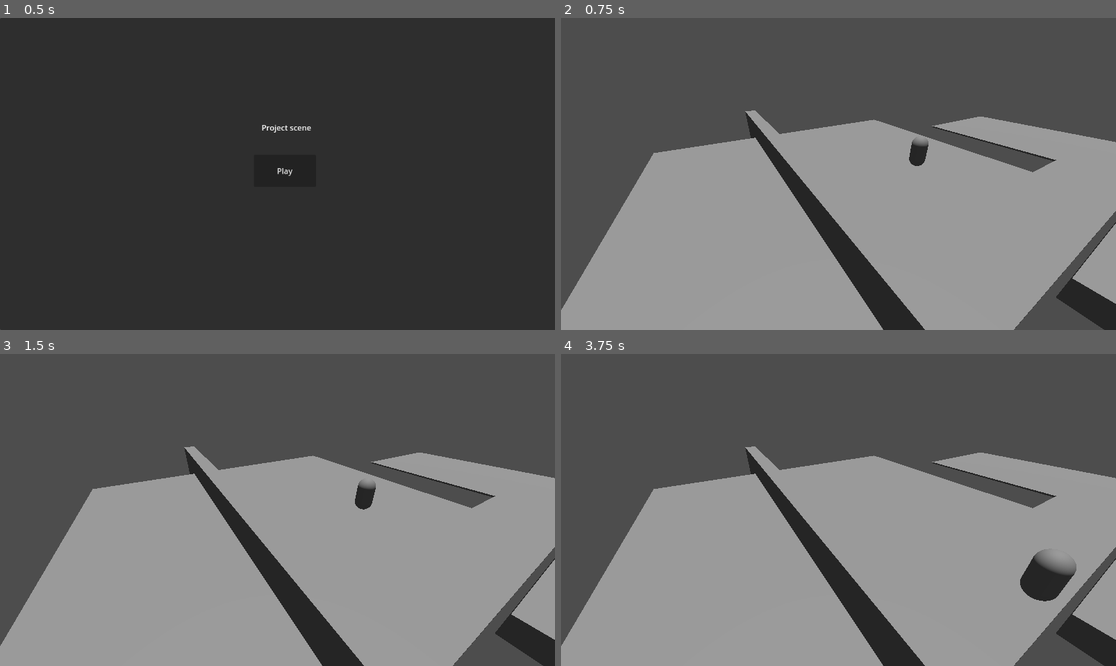
Above: before the commit, frames 1-4 (two rows, left to right).
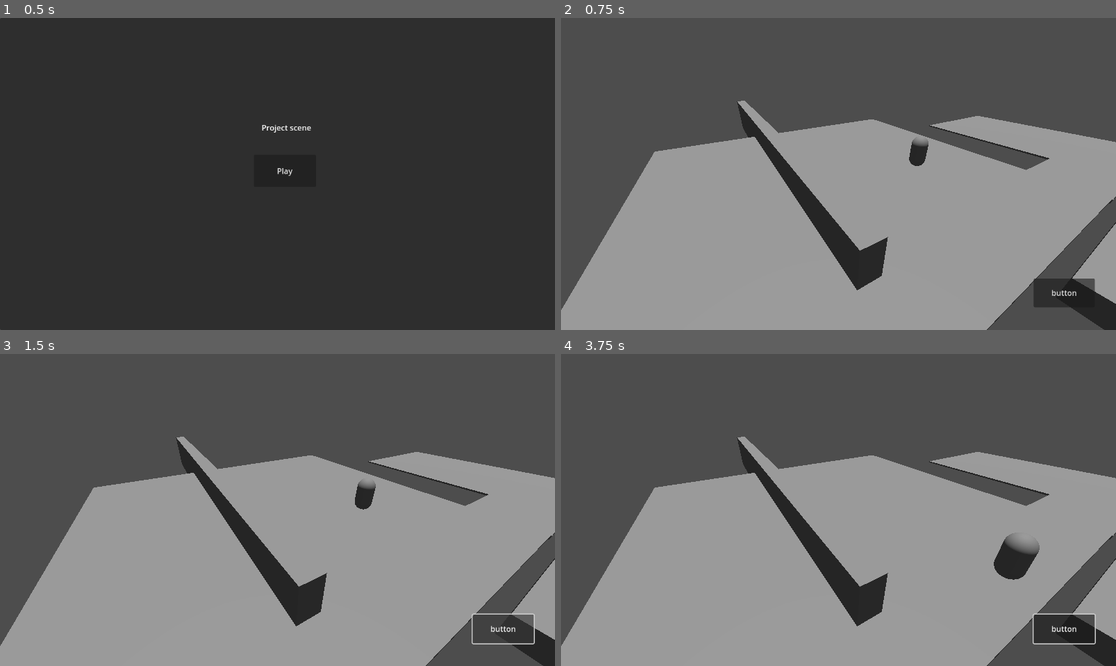
Above: after the commit, the same moments.

Repository: MateoChicano/Journey-starts-here
Game: Godot game, scene res://scenes/Menus/title_screen.tscn
The game is run twice, just before and just after one commit, with the same random seed, the same clock (stepped at 60 frames per second) and the same inputs.
Inputs (mouse positions are in pixels of both pictures, inside the frame that each line leads up to):
- Up to frame 1 (0.5 s): no input
- Up to frame 2 (0.75 s): click "Play" at 0.5 s
- Up to frame 3 (1.5 s): click (505, 628) at 1.25 s, where only the run after the commit has a clickable "button"
- Up to frame 4 (3.75 s): click (1066, 628) at 2 s, where only the run after the commit has a clickable "button"; click (1066, 628) at 2.75 s, where only the run after the commit has a clickable "button"; move the mouse to (960, 494) at 3.52 s; click (960, 494) at 3.6 s

Frame 1 is identical in both runs. In frame 2, 3.6% of the frame differs, in the area x 16-100%, y 26-100%; in frame 3, 3.5%; in frame 4, 5.4%.

Commit message:
escape to un pause fonctionnel + debut hud

Diff:
--- /dev/null
+++ b/journey-start-here/scenes/Menus/hud.tscn
@@ -0,0 +1,10 @@
+[gd_scene format=3 uid="uid://bn6bw6iuuckhv"]
+
+[node name="HUD" type="CanvasLayer"]
+
+[node name="Button" type="Button" parent="."]
+offset_left = 981.0
+offset_top = 541.0
+offset_right = 1108.0
+offset_bottom = 601.0
+text = "button"
--- a/journey-start-here/scenes/Menus/pause_menu.tscn
+++ b/journey-start-here/scenes/Menus/pause_menu.tscn
@@ -4,7 +4,7 @@
 [ext_resource type="Script" uid="uid://g675x3xgbxhx" path="res://scripts/pause_menu.gd" id="1_prkpd"]
 
 [node name="pause menu" type="Control"]
-process_mode = 2
+process_mode = 3
 layout_mode = 3
 anchors_preset = 15
 anchor_right = 1.0
--- a/journey-start-here/scenes/levels/test_level.tscn
+++ b/journey-start-here/scenes/levels/test_level.tscn
@@ -7,8 +7,8 @@
 [sub_resource type="Environment" id="Environment_jbqir"]
 
 [sub_resource type="NavigationMesh" id="NavigationMesh_yautc"]
-vertices = PackedVector3Array(11.1104, 0.472221, 8.84255, 13.1104, 0.472221, 8.84255, 12.8604, 0.472221, 7.59255, 9.61045, 0.472221, 7.34255, -10.6396, 0.472221, 9.84255, 9.61045, 0.472221, 6.09255, 10.8604, 0.472221, 9.84255, 10.8604, 0.472221, 5.84255, 10.8604, 0.472221, -9.65745, -10.6396, 0.472221, -9.65745, 14.8604, 0.472221, 7.59255, 16.1105, 0.472221, 8.84255, 15.3604, 0.472221, 6.59255, 24.6105, 0.472221, 9.84255, 24.6105, 0.472221, -4.15745, 15.3604, 0.472221, -4.15745, 16.3605, 0.472221, 9.84255, 16.1105, 0.472221, 10.8426, 15.3604, 0.472221, 10.8426, 15.3604, 0.472221, 17.5926, 24.6105, 0.472221, 17.5926)
-polygons = [PackedInt32Array(1, 0, 2), PackedInt32Array(2, 0, 3), PackedInt32Array(5, 3, 4), PackedInt32Array(0, 6, 3), PackedInt32Array(3, 6, 4), PackedInt32Array(7, 5, 8), PackedInt32Array(8, 5, 9), PackedInt32Array(9, 5, 4), PackedInt32Array(2, 10, 1), PackedInt32Array(1, 10, 11), PackedInt32Array(11, 12, 13), PackedInt32Array(13, 12, 15), PackedInt32Array(13, 15, 14), PackedInt32Array(11, 10, 12), PackedInt32Array(13, 16, 11), PackedInt32Array(19, 18, 17), PackedInt32Array(17, 16, 19), PackedInt32Array(19, 16, 13), PackedInt32Array(19, 13, 20)]
+vertices = PackedVector3Array(-3.13955, 2.13526, -20.9974, -3.13955, 2.13526, 7.50257, -2.63955, 2.13526, 7.50257, -2.63955, 2.13526, -20.9974, -2.88955, 0.38526, 9.75257, -2.88955, 0.38526, 8.50257, -4.13955, 0.38526, 8.25257, -10.6396, 0.38526, 9.75257, -4.13955, 0.38526, -9.74743, -10.6396, 0.38526, -9.74743, -1.63955, 0.38526, 8.25257, 10.8604, 0.38526, 9.75257, 11.1104, 0.38526, 9.00257, 9.61045, 0.38526, 7.50257, 13.1104, 0.38526, 9.00257, 12.8604, 0.38526, 7.75257, 9.61045, 0.38526, 6.00257, 10.8604, 0.38526, -9.74743, -1.63955, 0.38526, -9.74743, 10.8604, 0.38526, 5.75257, 14.8604, 0.38526, 7.75257, 16.1105, 0.38526, 9.00257, 15.3604, 0.38526, 6.50257, 16.3605, 0.38526, 9.75257, 24.6105, 0.38526, 9.75257, 24.6105, 0.38526, -4.24743, 15.3604, 0.38526, -4.24743, 16.1105, 0.38526, 10.7526, 15.3604, 0.38526, 10.7526, 15.3604, 0.38526, 17.5026, 24.6105, 0.38526, 17.5026)
+polygons = [PackedInt32Array(3, 2, 0), PackedInt32Array(0, 2, 1), PackedInt32Array(5, 4, 6), PackedInt32Array(6, 4, 7), PackedInt32Array(8, 6, 9), PackedInt32Array(9, 6, 7), PackedInt32Array(5, 10, 4), PackedInt32Array(4, 10, 13), PackedInt32Array(4, 13, 12), PackedInt32Array(4, 12, 11), PackedInt32Array(14, 12, 15), PackedInt32Array(15, 12, 13), PackedInt32Array(16, 13, 10), PackedInt32Array(17, 16, 18), PackedInt32Array(18, 16, 10), PackedInt32Array(17, 19, 16), PackedInt32Array(15, 20, 14), PackedInt32Array(14, 20, 21), PackedInt32Array(21, 22, 23), PackedInt32Array(23, 22, 24), PackedInt32Array(24, 22, 26), PackedInt32Array(24, 26, 25), PackedInt32Array(20, 22, 21), PackedInt32Array(29, 28, 27), PackedInt32Array(27, 23, 29), PackedInt32Array(29, 23, 24), PackedInt32Array(29, 24, 30)]
 
 [sub_resource type="BoxMesh" id="BoxMesh_fr1um"]
 
@@ -25,15 +25,16 @@
 
 [sub_resource type="BoxShape3D" id="BoxShape3D_fr1um"]
 
+[sub_resource type="BoxMesh" id="BoxMesh_48ne7"]
+
+[sub_resource type="BoxShape3D" id="BoxShape3D_cyt5c"]
+size = Vector3(1.3103, 1, 1.01208)
+
 [sub_resource type="BoxShape3D" id="BoxShape3D_48ne7"]
 size = Vector3(8.64007, 1, 8.03223)
 
 [sub_resource type="BoxShape3D" id="BoxShape3D_6xh4u"]
 size = Vector3(5.26257, 1, 4.67682)
-
-[sub_resource type="BoxMesh" id="BoxMesh_48ne7"]
-
-[sub_resource type="BoxShape3D" id="BoxShape3D_cyt5c"]
 
 [sub_resource type="BoxMesh" id="BoxMesh_6xh4u"]
 
@@ -51,7 +52,7 @@
 environment = SubResource("Environment_jbqir")
 
 [node name="Zone naviguable" type="NavigationRegion3D" parent="."]
-transform = Transform3D(1, 0, 0, 0, 1, 0, 0, 0, 1, 0.202352, 0, -0.317352)
+transform = Transform3D(1, 0, 0, 0, 1, 0, 0, 0, 1, 0.202352, 0, -0.677307)
 navigation_mesh = SubResource("NavigationMesh_yautc")
 
 [node name="salle 1" type="MeshInstance3D" parent="Zone naviguable"]
@@ -96,6 +97,17 @@
 [node name="CollisionShape3D" type="CollisionShape3D" parent="Zone naviguable/salle 2/StaticBody3D"]
 shape = SubResource("BoxShape3D_fr1um")
 
+[node name="Mur" type="MeshInstance3D" parent="Zone naviguable"]
+transform = Transform3D(1, 0, 0, 0, 3.72948, 0, 0, 0, 29.04, -2.88384, 0, -6.97742)
+mesh = SubResource("BoxMesh_48ne7")
+skeleton = NodePath("StaticBody3D")
+
+[node name="StaticBody3D" type="StaticBody3D" parent="Zone naviguable/Mur"]
+
+[node name="CollisionShape3D" type="CollisionShape3D" parent="Zone naviguable/Mur/StaticBody3D"]
+transform = Transform3D(1, 0, 0, 0, 1, 0, 0, 0, 1, -0.0894775, 0, 0.00604239)
+shape = SubResource("BoxShape3D_cyt5c")
+
 [node name="player" parent="." instance=ExtResource("1_jbqir")]
 transform = Transform3D(1, 0, 0, 0, 1, 0, 0, 0, 1, 4.97268, 1.3725, 1.87338)
 
@@ -128,16 +140,6 @@
 [node name="camera" parent="trigger pont" index="1"]
 transform = Transform3D(-0.998513, -0.00879003, -0.0538011, 0, 0.986915, -0.161242, 0.0545145, -0.161002, -0.985447, 0.603418, -2.05695, -5.25158)
 
-[node name="Mur" type="MeshInstance3D" parent="."]
-transform = Transform3D(1, 0, 0, 0, 3.72948, 0, 0, 0, 29.04, -2.68149, 0, 0)
-mesh = SubResource("BoxMesh_48ne7")
-skeleton = NodePath("StaticBody3D")
-
-[node name="StaticBody3D" type="StaticBody3D" parent="Mur"]
-
-[node name="CollisionShape3D" type="CollisionShape3D" parent="Mur/StaticBody3D"]
-shape = SubResource("BoxShape3D_cyt5c")
-
 [node name="MeshInstance3D" type="MeshInstance3D" parent="."]
 transform = Transform3D(11.3974, 0, 0, 0, 1, 0, 0, 0, -9.25038, 8.3574, 0, 14.6898)
 mesh = SubResource("BoxMesh_6xh4u")
--- a/journey-start-here/scripts/pause_menu.gd
+++ b/journey-start-here/scripts/pause_menu.gd
@@ -1,8 +1,10 @@
 extends Control
 
+func _input(_event:InputEvent) -> void:
+	if Input.is_action_just_pressed("escape") :
+		self.quit_menu.call_deferred()
 
-func _input(_event:InputEvent) -> void:
 
-	if Input.is_action_just_pressed("escape") :
-		get_tree().paused = false
-		self.queue_free()
+func quit_menu() -> void :
+	get_tree().paused = false
+	self.queue_free()
--- a/journey-start-here/scripts/player.gd
+++ b/journey-start-here/scripts/player.gd
@@ -4,6 +4,7 @@
 const RAYLENGTH : int = 100
 const GRAVITY : float = 4
 var cam : Camera3D
+var hud : PackedScene = preload("res://scenes/Menus/hud.tscn")
 
 @onready var navAgent := $NavigationAgent3D
 
@@ -12,6 +13,10 @@
 	if (navAgent.is_navigation_finished()) :
 		return
 	moveToPoint(delta)
+
+func _ready() -> void :
+	var instance_hud : Node = hud.instantiate()
+	self.add_child(instance_hud)
 
 func enter_trigger(area : Area3D) -> void:
 	cam = area.get_child(1)
